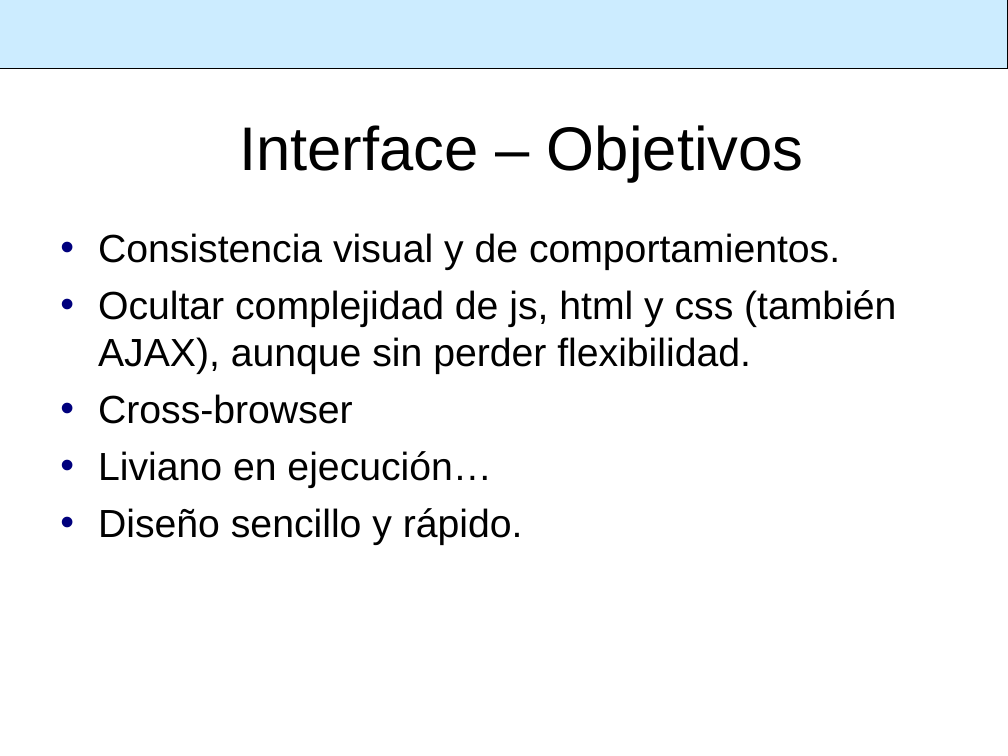
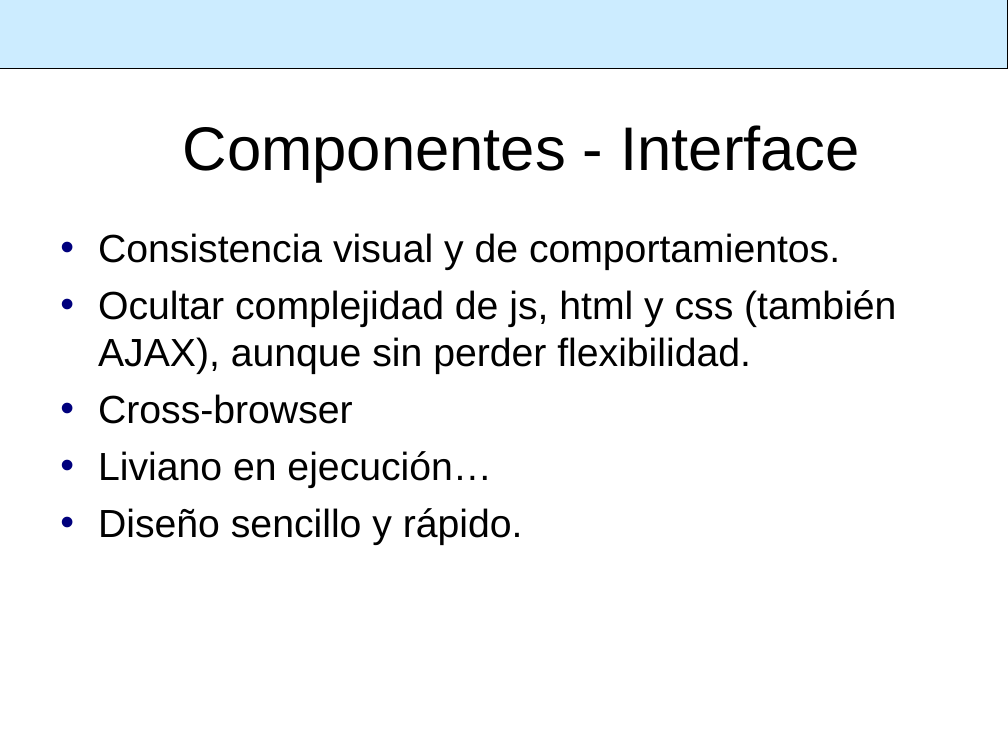
Before and after one commit to SIU-Toba/framework, a slide deck: slide 10 of doc/presentacion/1er Comite Usuarios.ppt (slide 8 before the commit). Drawn at 1008x756 pixels with LibreOffice and Linux fonts; fonts in the diff are those of the drawing; background and template pictures are left out. Boxes give left, top, right and bottom in pixels: in the first picture for what was removed or moved away, otherwise in the second. Text is boxed around its words. In the diff, an @@ line names an element or a change of style, - is before the commit and + after.

```diff
--- a/doc/presentacion/1er Comite Usuarios.ppt
+++ b/doc/presentacion/1er Comite Usuarios.ppt
@@ title at (183,125,860,182): text changed @@
-Interface – Objetivos
+Componentes - Interface
```
Also in this commit, not shown: 13 other slides changed, 8 slides added, 5 slides removed.
